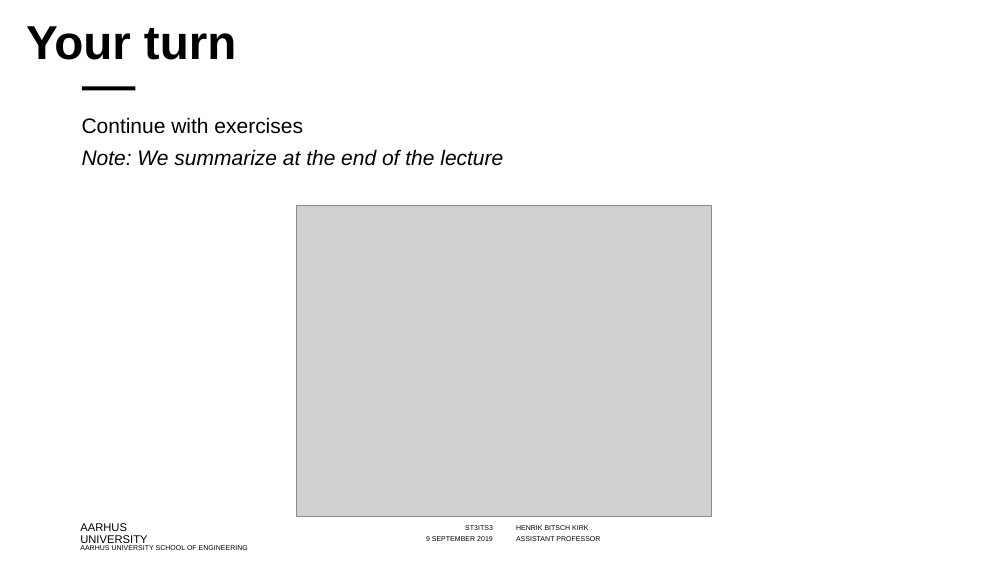
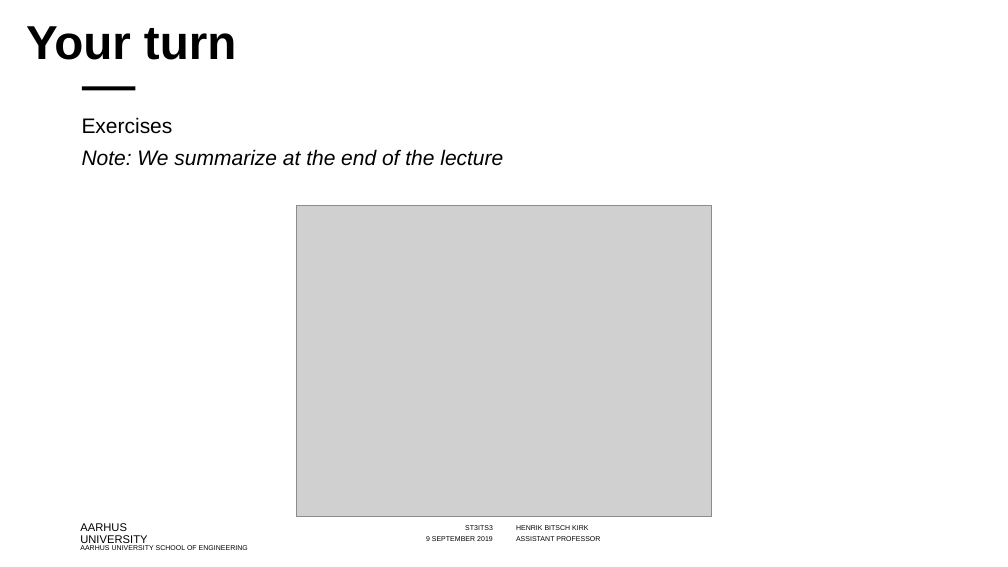
Before and after one commit to codesmurf/st3its3_teaching, a slide deck: slide 20 of 09 Unit Tests/Introduction to Unit Tests.pptx (slide 29 before the commit). Drawn at 1008x567 pixels with LibreOffice and Linux fonts; fonts in the diff are those of the drawing; grey boxes stand for pictures; background and template pictures are left out. Boxes give left, top, right and bottom in pixels: in the first picture for what was removed or moved away, otherwise in the second. Text is boxed around its words. In the diff, an @@ line names an element or a change of style, - is before the commit and + after.

```diff
--- a/09 Unit Tests/Introduction to Unit Tests.pptx
+++ b/09 Unit Tests/Introduction to Unit Tests.pptx
@@ text at <box>82,117,173,134</box>: text changed @@
-Continue with exercises
+Exercises
```
Also in this commit, not shown: 9 other slides changed, 1 slide added, 10 slides removed.
